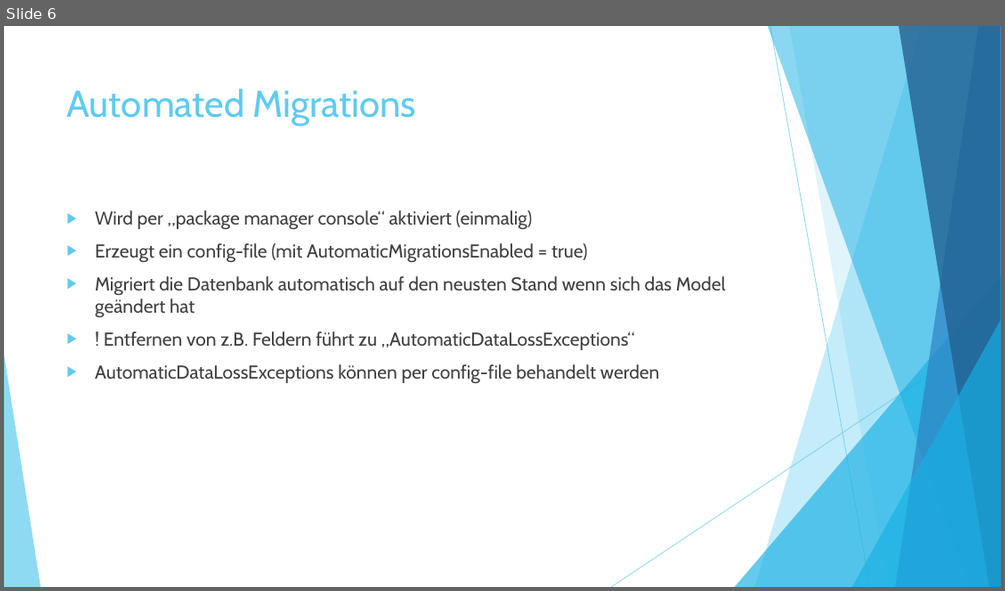
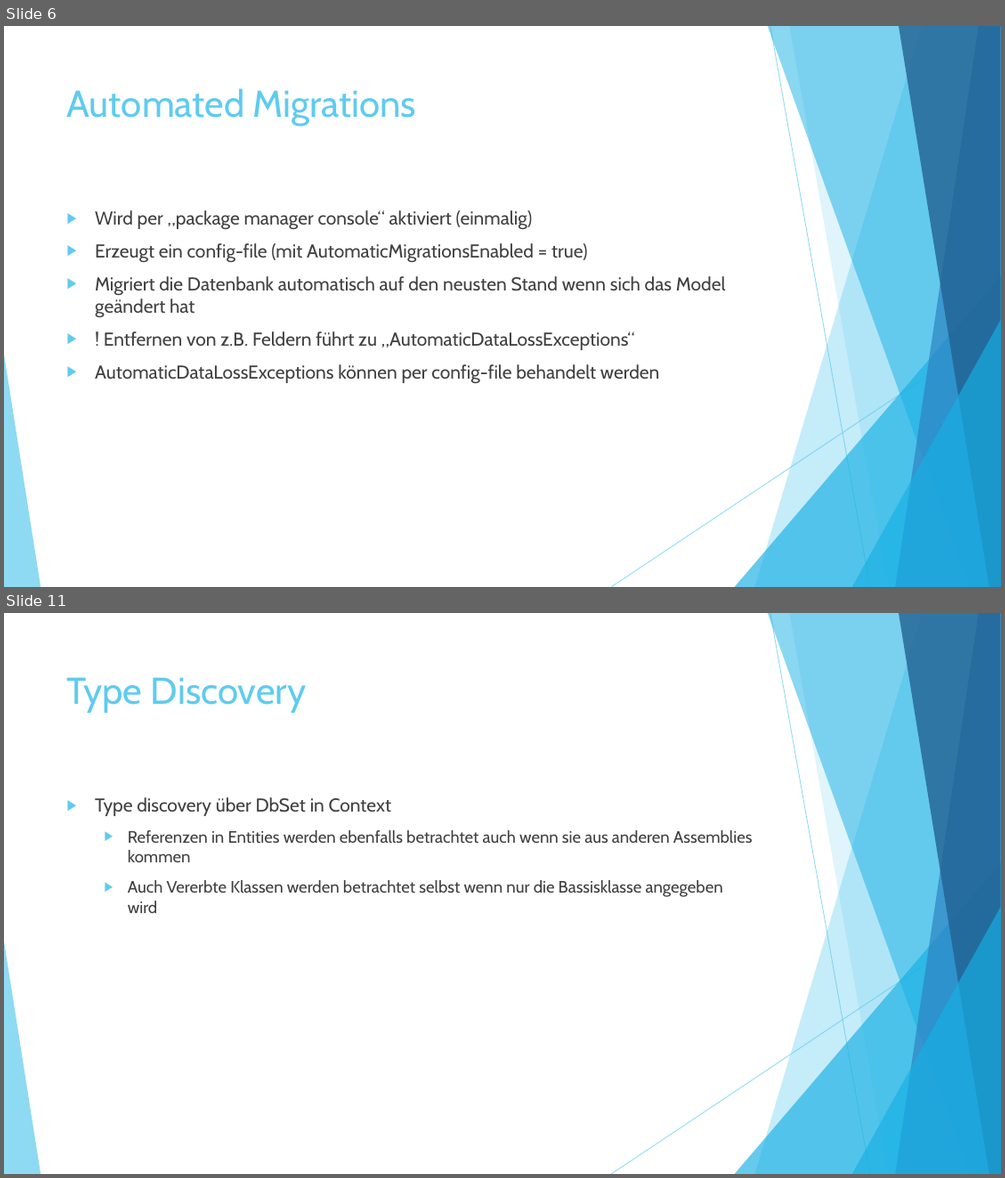
Before and after one commit to ChrisMuellersCode/EFMigrations, a slide deck: ppt/Entity Framework Migrations.pptx. Shown one above the other, each under a label of ours: slide 6 before the commit, slides 6 and 11 after it; the slides between them are not shown. The pictures are 1005x591 and 1005x1178 pixels, drawn with LibreOffice and Linux fonts; fonts in the diff are those of the drawing. Boxes give left, top, right and bottom in pixels: in the first picture for what was removed or moved away, otherwise in the second. Text is boxed around its words. In the diff, an @@ line names an element or a change of style, - is before the commit and + after.

```diff
--- a/ppt/Entity Framework Migrations.pptx
+++ b/ppt/Entity Framework Migrations.pptx
@@ slide 11 added at box(4, 613, 1001, 1174), background #FFFFFF; not listed: 10 template elements that a slide beside it also shows @@
@@ title added at box(67, 677, 306, 713), 36 pt, text #5FCBEF @@
+Type Discovery
@@ text added at box(95, 797, 752, 913), 16 pt, text #404040 @@
+▶ Type discovery über DbSet in Context
+  ▶ Referenzen in Entities werden ebenfalls betrachtet auch wenn sie aus anderen Assemblies kommen
+  ▶ Auch Vererbte Klassen werden betrachtet selbst wenn nur die Bassisklasse angegeben wird
```
Also in this commit, not shown: 1 slide changed, 15 other slides added, 2 slides removed.
